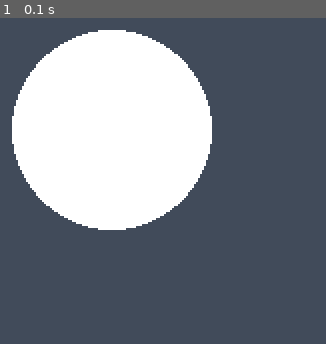
Above: before the commit, frame 1.
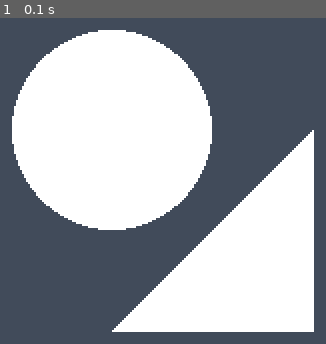
Above: after the commit, the same moment.

Repository: bhawesh2002/learning_path_to_PyGame
Game: pygame game, started from Screen and display/display.py
The game is run twice, just before and just after one commit, with the same random seed, the same clock (stepped at 60 frames per second) and the same inputs.
Inputs:
- Up to frame 1 (0.1 s): no input

The runs differ from the first frame. In frame 1, 19% of the frame differs, in the area x 34-97%, y 34-97%.

Commit message:
draw a triange perpendicular to circle

Diff:
--- a/Screen and display/display.py
+++ b/Screen and display/display.py
@@ -19,7 +19,8 @@
 
 
 def draw_screen():
-    shape = pygame.draw.circle(window, (255, 255, 255), (400, 300), 50)
+    gola = pygame.draw.circle(window, (255, 255, 255), (400, 300), 50)
+    tricone = pygame.draw.polygon(window, (255, 255, 255), ((500, 300), (400, 400), (500, 400)))
 
 
 def main():
